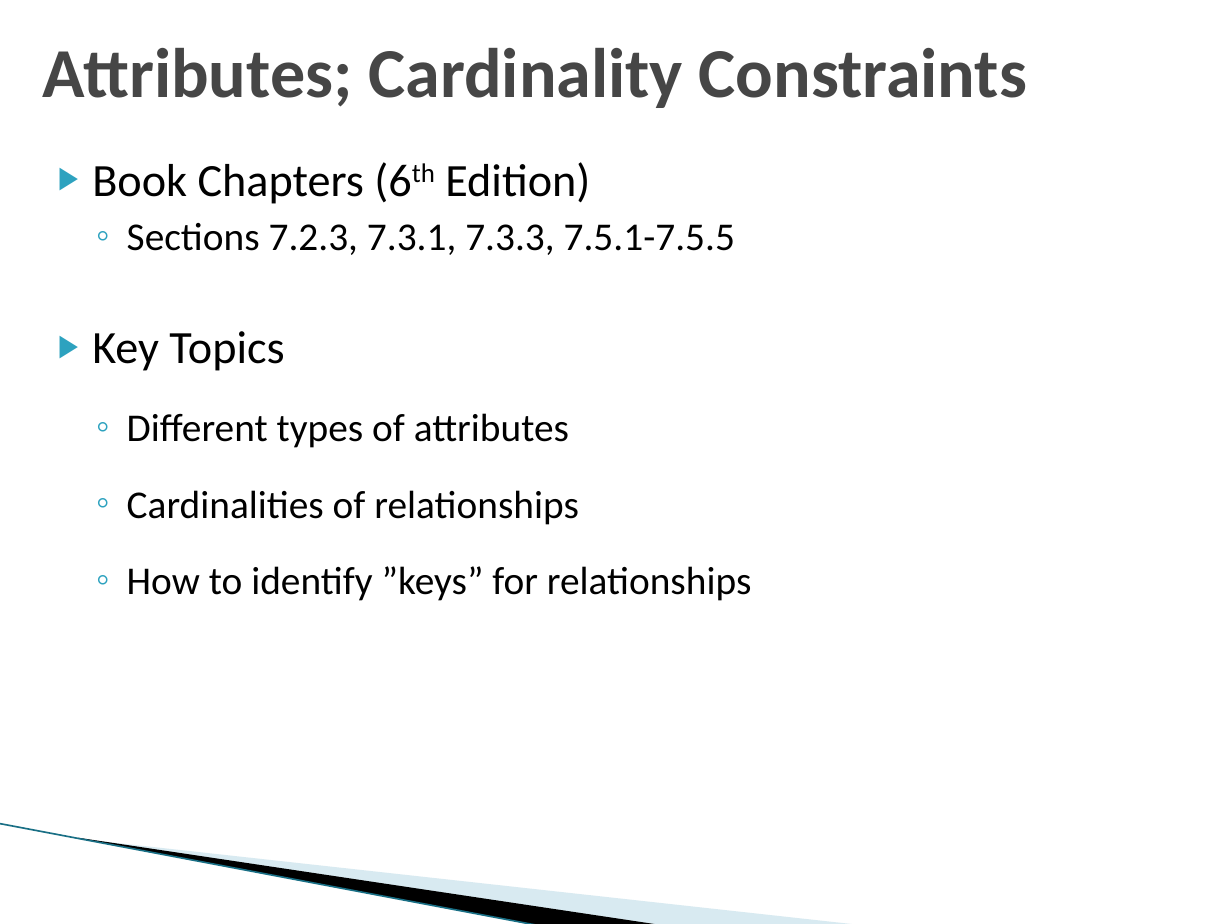
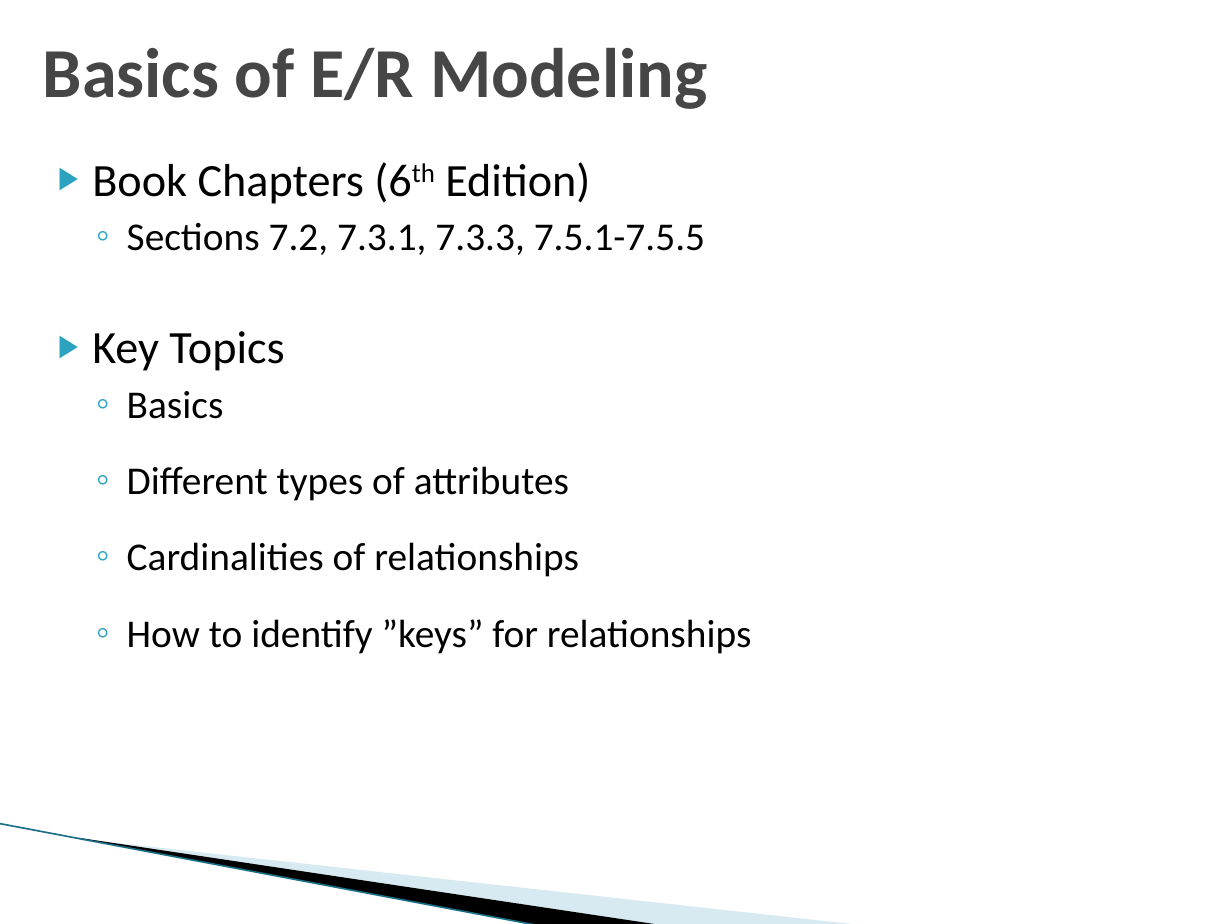
Before and after one commit to umddb/cmsc424-fall2021, a slide deck: slide 9 of Slides/03-E-R-Normalization.pptx (slide 10 before the commit). Drawn at 1232x924 pixels with LibreOffice and Linux fonts; fonts in the diff are those of the drawing; background and template pictures are left out. Boxes give left, top, right and bottom in pixels: in the first picture for what was removed or moved away, otherwise in the second. Text is boxed around its words. In the diff, an @@ line names an element or a change of style, - is before the commit and + after.

```diff
--- a/Slides/03-E-R-Normalization.pptx
+++ b/Slides/03-E-R-Normalization.pptx
@@ title at (43, 48, 707, 109): text changed @@
-Attributes; Cardinality Constraints
+Basics of E/R Modeling
@@ text at (127, 223, 705, 255): text changed @@
-  ◦ Sections 7.2.3, 7.3.1, 7.3.3, 7.5.1-7.5.5
+  ◦ Sections 7.2, 7.3.1, 7.3.3, 7.5.1-7.5.5
@@ text at (127, 391, 224, 419): paragraph added @@
+  ◦ Basics
```
Also in this commit, not shown: 4 other slides changed, 5 slides added, 1 slide removed, 1 other file.
